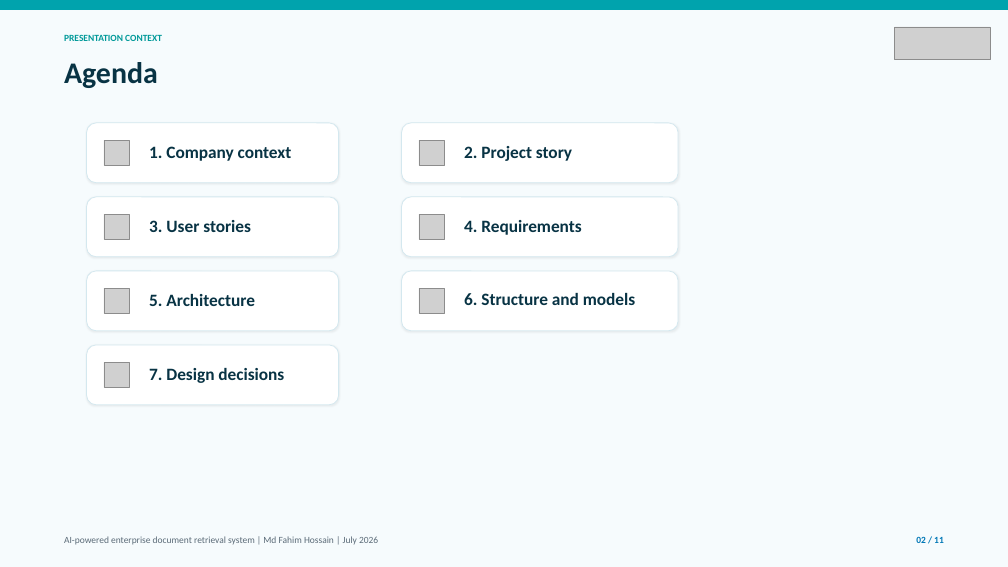
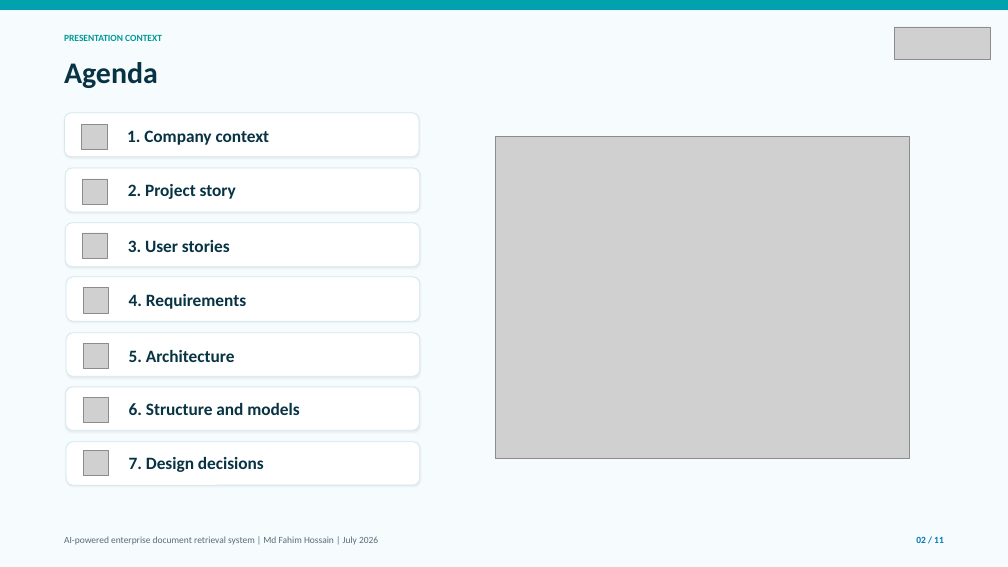
Before and after one commit to alifhossain174/Masters-Internship-Report, a slide deck: slide 2 of Software Specification & Design.pptx. Drawn at 1008x567 pixels with LibreOffice and Linux fonts; fonts in the diff are those of the drawing; grey boxes stand for pictures. Boxes give left, top, right and bottom in pixels: in the first picture for what was removed or moved away, otherwise in the second. Text is boxed around its words. In the diff, an @@ line names an element or a change of style, - is before the commit and + after.

```diff
--- a/Software Specification & Design.pptx
+++ b/Software Specification & Design.pptx
@@ rounded rectangle: place and size @@
-rounded rectangle at bbox=[87, 123, 339, 182]
+rounded rectangle at bbox=[64, 113, 419, 157]
@@ picture added at bbox=[82, 125, 107, 150] @@
@@ picture removed at bbox=[104, 140, 129, 165] @@
@@ text "1. Company context": place and size @@
-text "1. Company context" at bbox=[149, 146, 292, 161]
+text "1. Company context" at bbox=[127, 130, 270, 145]
@@ picture removed at bbox=[419, 140, 444, 165] @@
@@ picture added at bbox=[495, 136, 910, 457] @@
@@ rounded rectangle: place and size @@
-rounded rectangle at bbox=[402, 123, 678, 182]
+rounded rectangle at bbox=[65, 168, 420, 212]
@@ picture added at bbox=[82, 179, 107, 204] @@
@@ text "2. Project story": place and size @@
-text "2. Project story" at bbox=[464, 146, 572, 161]
+text "2. Project story" at bbox=[128, 184, 236, 199]
@@ rounded rectangle: place and size @@
-rounded rectangle at bbox=[87, 197, 339, 256]
+rounded rectangle at bbox=[65, 223, 420, 267]
@@ picture added at bbox=[82, 233, 107, 258] @@
@@ picture removed at bbox=[104, 214, 129, 239] @@
@@ text "3. User stories": place and size @@
-text "3. User stories" at bbox=[149, 220, 251, 232]
+text "3. User stories" at bbox=[128, 240, 230, 252]
@@ picture removed at bbox=[419, 214, 444, 239] @@
@@ rounded rectangle: place and size @@
-rounded rectangle at bbox=[402, 197, 678, 256]
+rounded rectangle at bbox=[66, 277, 420, 321]
@@ picture added at bbox=[83, 288, 108, 313] @@
@@ picture removed at bbox=[104, 288, 129, 313] @@
@@ text "4. Requirements": place and size @@
-text "4. Requirements" at bbox=[464, 220, 581, 235]
+text "4. Requirements" at bbox=[129, 294, 246, 309]
@@ picture removed at bbox=[419, 288, 444, 313] @@
@@ rounded rectangle: place and size @@
-rounded rectangle at bbox=[87, 271, 339, 330]
+rounded rectangle at bbox=[66, 333, 420, 377]
@@ picture added at bbox=[83, 343, 108, 368] @@
@@ text "5. Architecture": place and size @@
-text "5. Architecture" at bbox=[149, 294, 255, 306]
+text "5. Architecture" at bbox=[129, 350, 235, 362]
@@ rounded rectangle: place and size @@
-rounded rectangle at bbox=[402, 271, 678, 330]
+rounded rectangle at bbox=[66, 387, 420, 430]
@@ picture removed at bbox=[104, 362, 129, 387] @@
@@ picture added at bbox=[83, 398, 108, 423] @@
@@ text "6. Structure and models": place and size @@
-text "6. Structure and models" at bbox=[464, 293, 635, 305]
+text "6. Structure and models" at bbox=[129, 403, 299, 415]
@@ rounded rectangle: place and size @@
-rounded rectangle at bbox=[87, 345, 339, 405]
+rounded rectangle at bbox=[66, 442, 420, 485]
@@ text "7. Design decisions": place and size @@
-text "7. Design decisions" at bbox=[149, 368, 284, 383]
+text "7. Design decisions" at bbox=[129, 457, 264, 472]
@@ picture added at bbox=[83, 451, 108, 476] @@
```
Also in this commit, not shown: 9 other slides changed, 1 other file.
